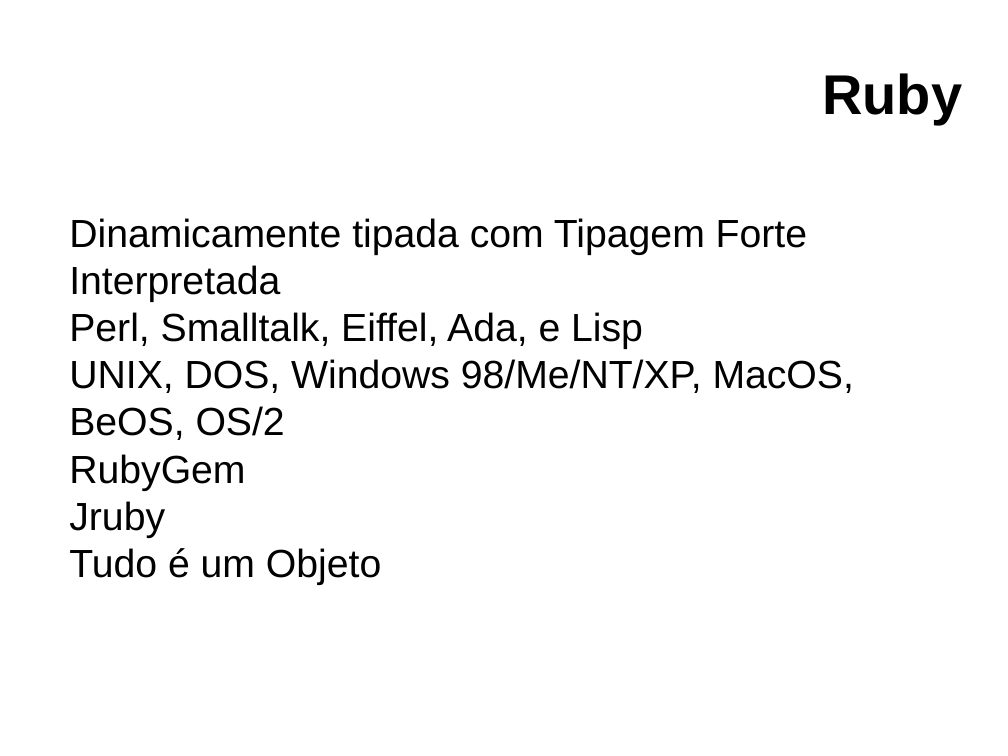
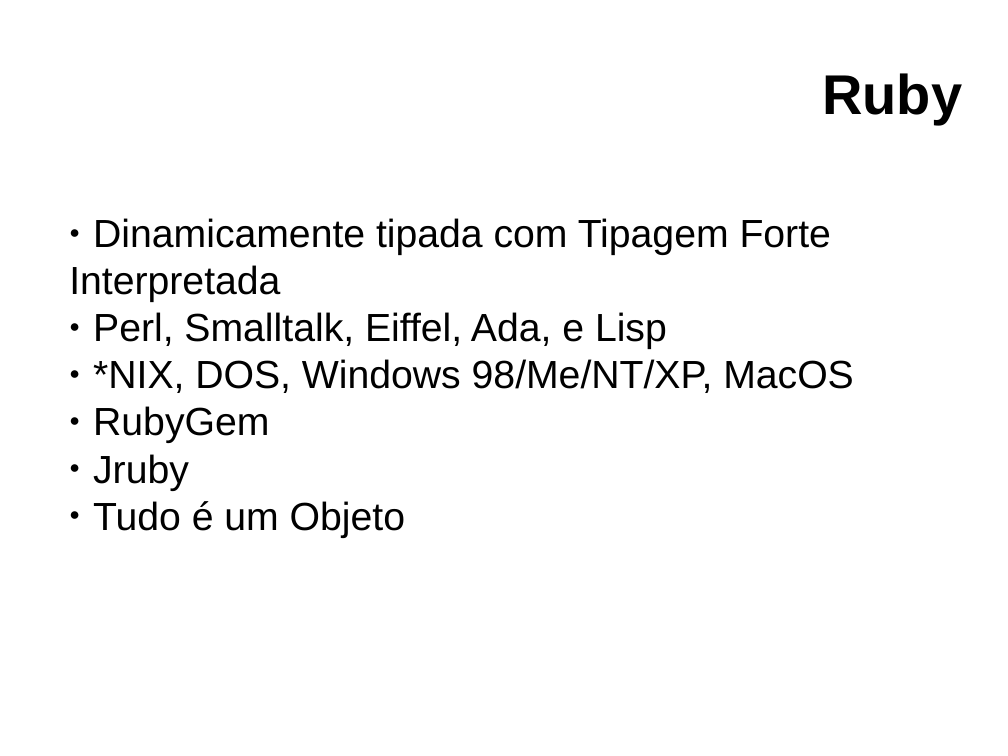
Before and after one commit to clairton/crh, a slide deck: slide 5 of slides.odp. Drawn at 1008x756 pixels with LibreOffice and Linux fonts; fonts in the diff are those of the drawing; background and template pictures are left out. Boxes give left, top, right and bottom in pixels: in the first picture for what was removed or moved away, otherwise in the second. Text is boxed around its words. In the diff, an @@ line names an element or a change of style, - is before the commit and + after.

```diff
--- a/slides.odp
+++ b/slides.odp
@@ text at (93, 218, 831, 538): bullet none to ● @@
@@ text at (93, 359, 853, 393): text changed @@
-UNIX, DOS, Windows 98/Me/NT/XP, MacOS, BeOS, OS/2
+● *NIX, DOS, Windows 98/Me/NT/XP, MacOS
```
Also in this commit, not shown: 4 other slides changed, 4 slides added, 1 slide removed.
